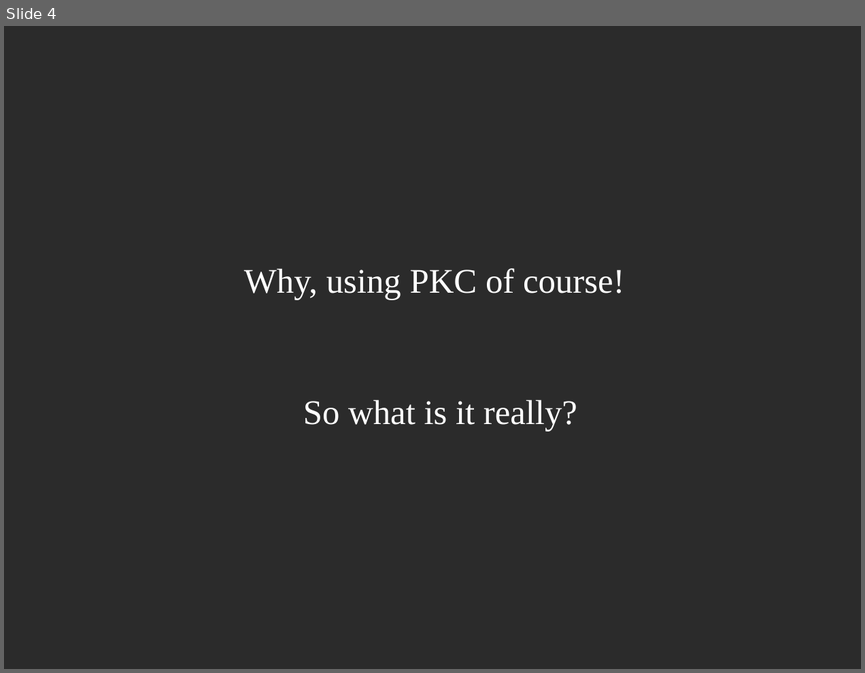
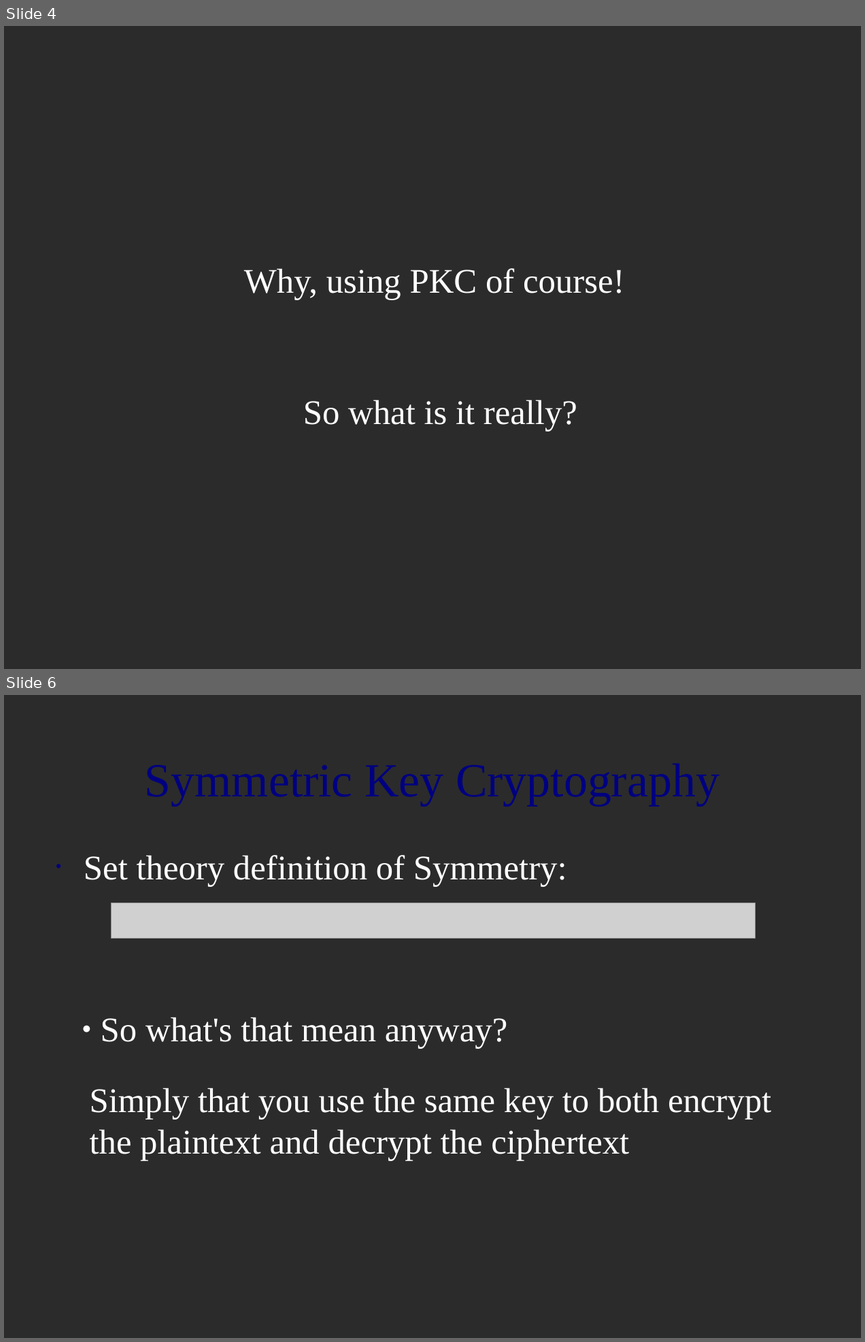
Before and after one commit to spmadden/sse-talks, a slide deck: PKS Talk.odp. Shown one above the other, each under a label of ours: slide 4 before the commit, slides 4 and 6 after it; the slides between them are not shown. The pictures are 865x673 and 865x1342 pixels, drawn with LibreOffice and Linux fonts; fonts in the diff are those of the drawing; grey boxes stand for pictures; background and template pictures are left out; a plain dark background stands for a picture behind light text. Boxes give left, top, right and bottom in pixels: in the first picture for what was removed or moved away, otherwise in the second. Text is boxed around its words. In the diff, an @@ line names an element or a change of style, - is before the commit and + after.

```diff
--- a/PKS Talk.odp
+++ b/PKS Talk.odp
@@ slide 6 added at (4,695,861,1338), background picture (left out) @@
@@ title added at (47,724,818,831), 44 pt, text #000080 @@
+Symmetric Key Cryptography
@@ text added at (84,855,567,887), 32 pt, text #FFFFFF @@
+• Set theory definition of Symmetry:
@@ picture added at (111,902,755,938) @@
@@ text added at (101,1017,507,1049), 32 pt, text #FFFFFF @@
+● So what's that mean anyway?
@@ text added at (90,1087,771,1160), 32 pt, text #FFFFFF @@
+Simply that you use the same key to both encrypt the plaintext and decrypt the ciphertext
```
Also in this commit, not shown: 5 other slides added, 1 slide removed.
